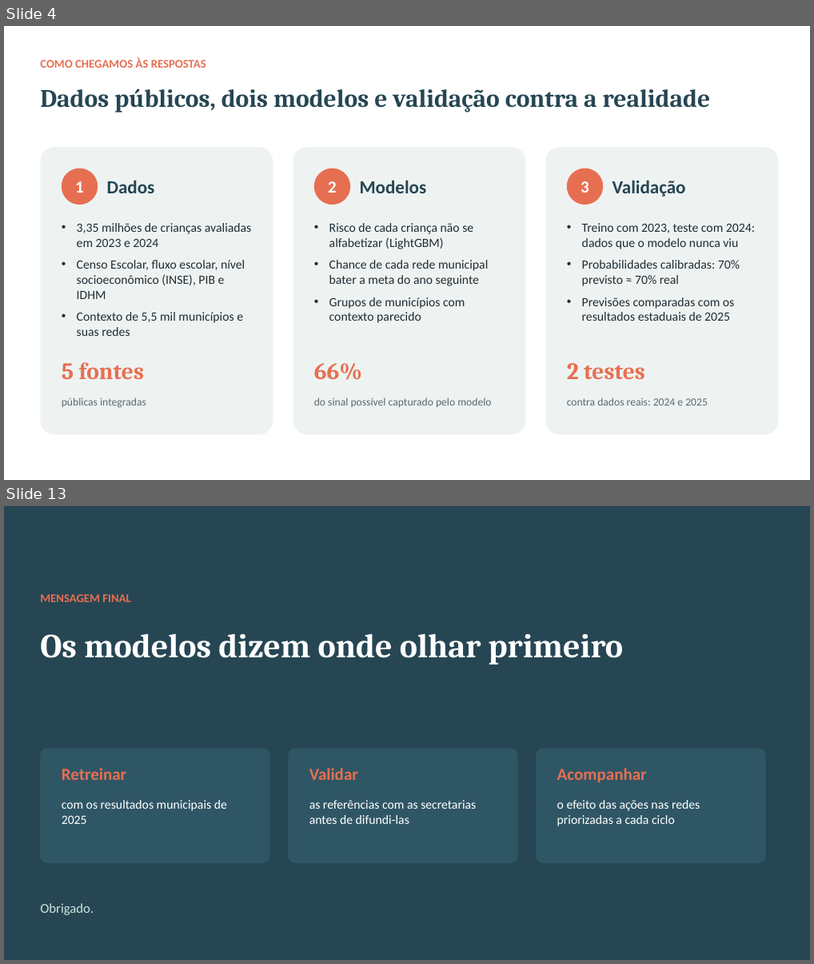
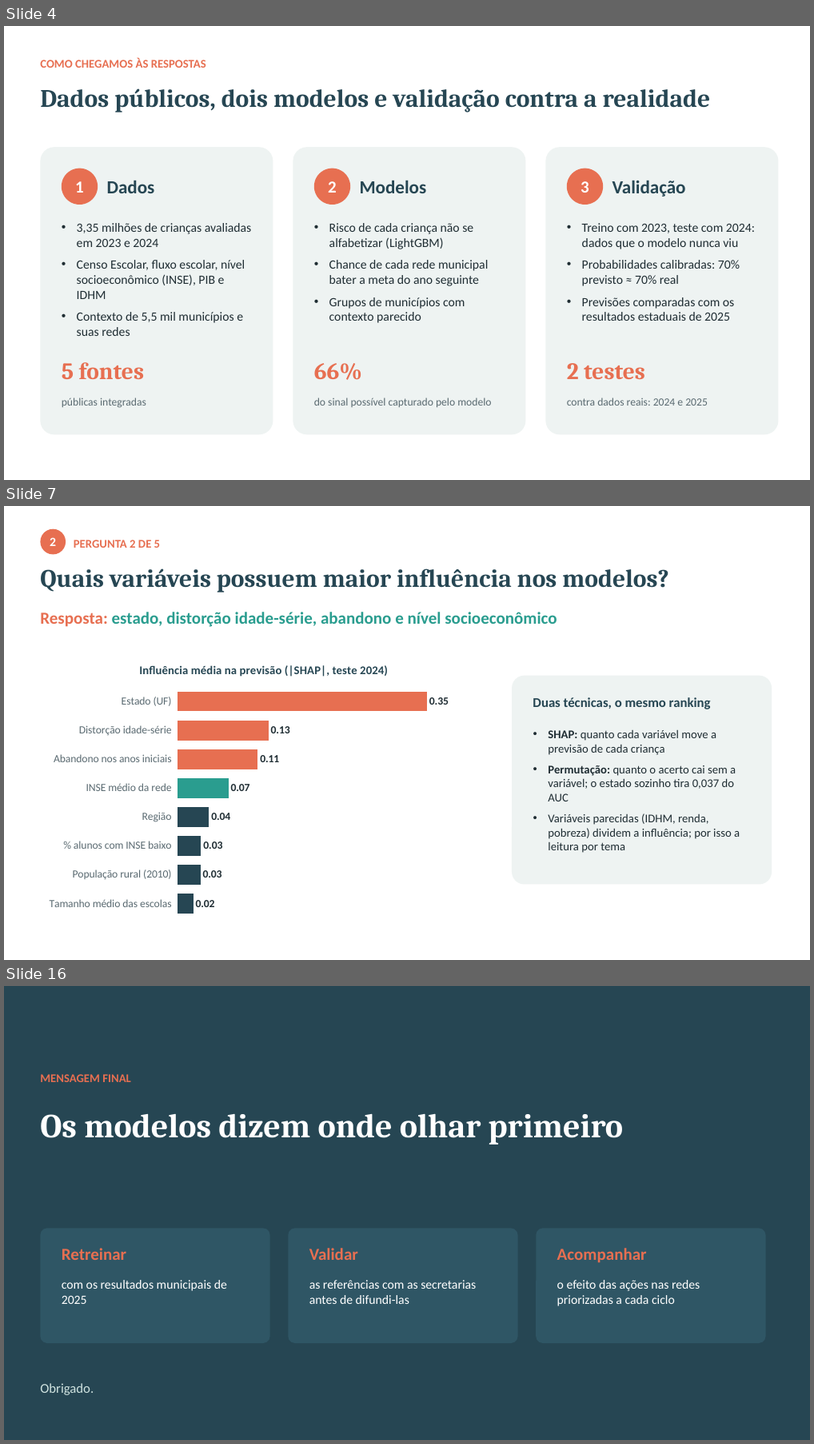
Before and after one commit to eliaslopesjr1-maker/tech-challenge-fase3-alfabetizacao, a slide deck: reports/apresentacao_executiva.pptx. Shown one above the other, each under a label of ours: slides 4 and 13 before the commit, slides 4, 7 and 16 after it; the slides between them are not shown. The pictures are 814x964 and 814x1444 pixels, drawn with LibreOffice and Linux fonts; fonts in the diff are those of the drawing. Boxes give left, top, right and bottom in pixels: in the first picture for what was removed or moved away, otherwise in the second. Text is boxed around its words. In the diff, an @@ line names an element or a change of style, - is before the commit and + after.

Commit message:
Apresentação reorganizada por pergunta de negócio (2 slides cada)
Cada pergunta ganha um slide com a pergunta como título, a resposta direta
e o dado principal, e um slide de evidência. Novos slides: variáveis mais
influentes (SHAP x permutação), municípios-referência por grupo e as 37
redes onde gravidade e volume se encontram (58 mil crianças).

```diff
--- a/reports/apresentacao_executiva.pptx
+++ b/reports/apresentacao_executiva.pptx
@@ slide 7 added at (4,506,810,960), background #FFFFFF @@
@@ ellipse added at (40,529,66,554), fill #E76F51, 15 pt, text #FFFFFF, bold @@
+2
@@ text added at (74,540,160,548), 14 pt, text #E76F51, bold @@
+PERGUNTA 2 DE 5
@@ text added at (40,568,670,592), 30 pt, text #264653, bold @@
+Quais variáveis possuem maior influência nos modelos?
@@ text added at (40,612,557,627), 20 pt, text #2A9D8F, bold @@
+Resposta: estado, distorção idade-série, abandono e nível socioeconômico
@@ bar chart added at (40,651,488,924) @@
+title "Influência média na previsão (|SHAP|, teste 2024)"
+categories: Tamanho médio das escolas, População rural (2010), % alunos com INSE baixo, Região, INSE médio da rede, Abandono nos anos iniciais, Distorção idade-série, Estado (UF)
+Series 1: 0.02, 0.03, 0.03, 0.04, 0.07, 0.11, 0.13, 0.35
@@ rounded rectangle added at (512,676,772,884), fill #EEF3F2 @@
@@ text added at (533,697,711,709), 16 pt, text #264653, bold @@
+Duas técnicas, o mesmo ranking
@@ text added at (548,730,740,852), 14 pt, text #1F2D33 @@
+• SHAP: quanto cada variável move a previsão de cada criança
+• Permutação: quanto o acerto cai sem a variável; o estado sozinho tira 0,037 do AUC
+• Variáveis parecidas (IDHM, renda, pobreza) dividem a influência; por isso a leitura por tema
@@ what was slide 13 is now slide 16 @@
```
Also in this commit, not shown: 9 slides changed, 2 other slides added, 1 other file.
